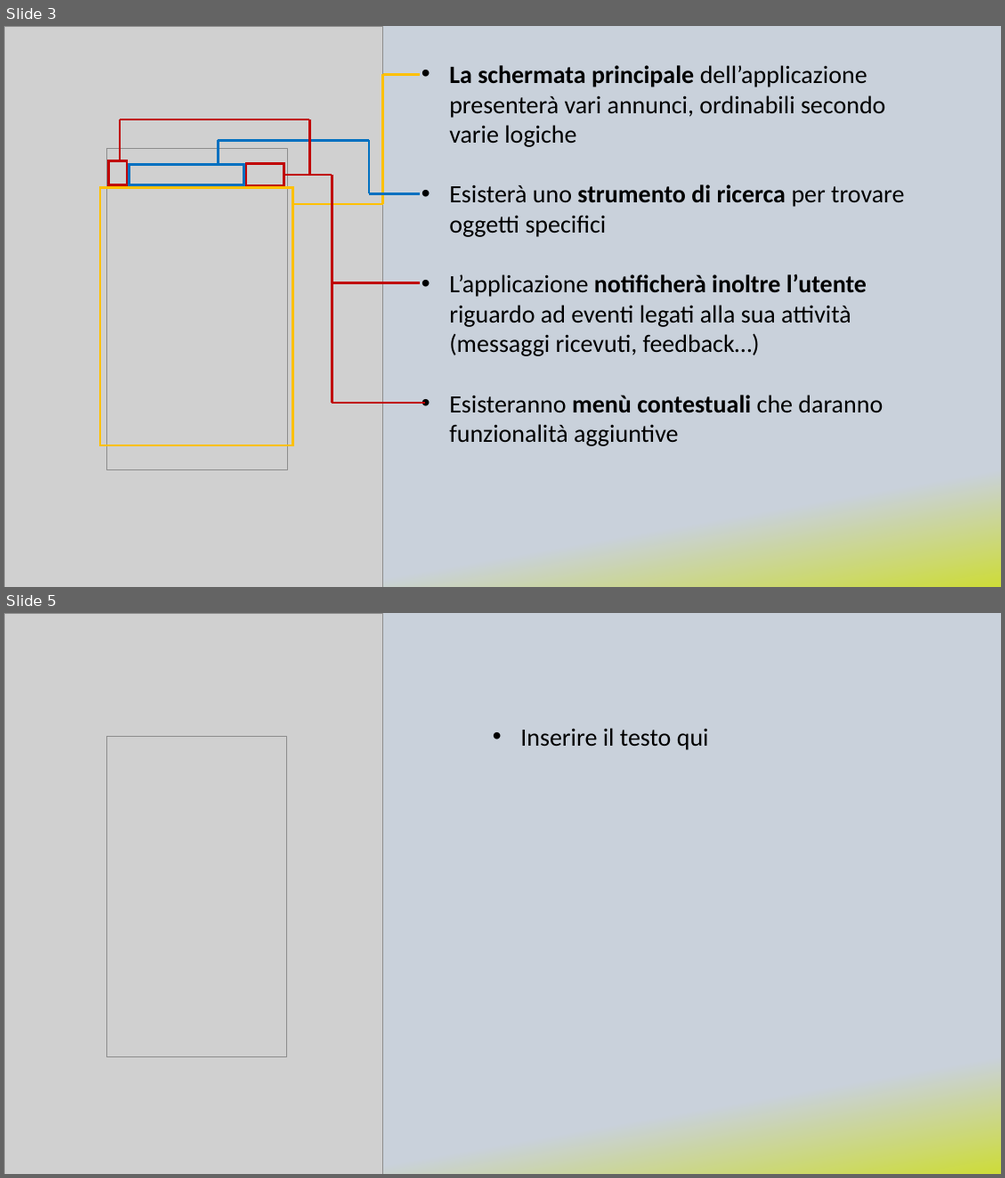
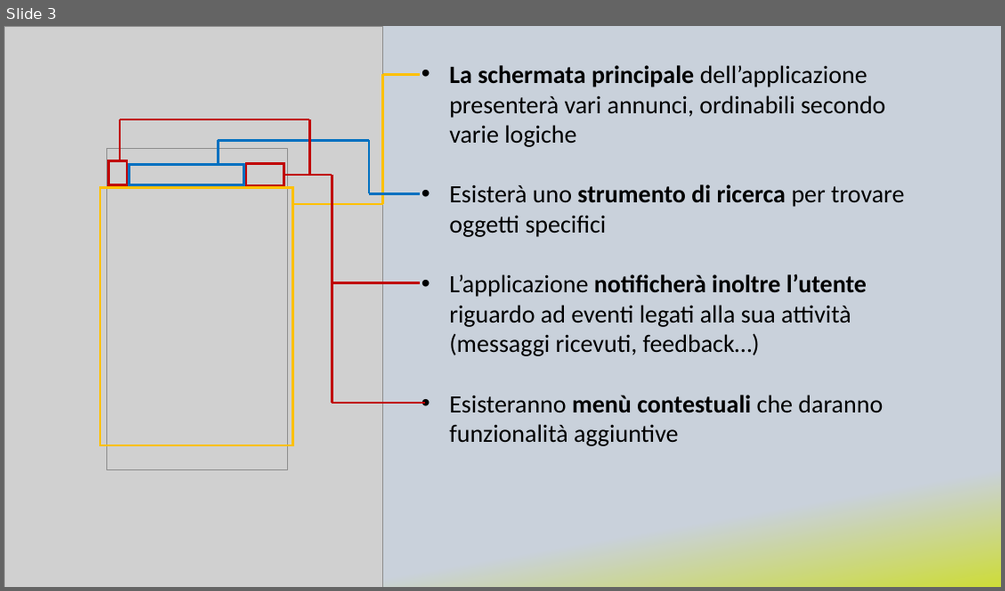
Before and after one commit to Dr-Dd/RentIT, a slide deck: mockup/presentazione - def.pptx. Shown one above the other, each under a label of ours: slides 3 and 5 before the commit, slide 3 after it; the slides between them are not shown. The pictures are 1005x1178 and 1005x591 pixels, drawn with LibreOffice and Linux fonts; fonts in the diff are those of the drawing; grey boxes stand for pictures. Boxes give left, top, right and bottom in pixels: in the first picture for what was removed or moved away, otherwise in the second. Text is boxed around its words. In the diff, an @@ line names an element or a change of style, - is before the commit and + after.

```diff
--- a/mockup/presentazione - def.pptx
+++ b/mockup/presentazione - def.pptx
@@ slide 5 removed at [4, 613, 1001, 1174], background gradient #C9D1DB to #CDDC39 @@
@@ picture removed at [4, 613, 383, 1174] @@
@@ picture removed at [106, 737, 287, 1056] @@
@@ text removed at [520, 728, 709, 750] @@
-• Inserire il testo qui
```
Also in this commit, not shown: 1 slide changed, 1 slide added.
